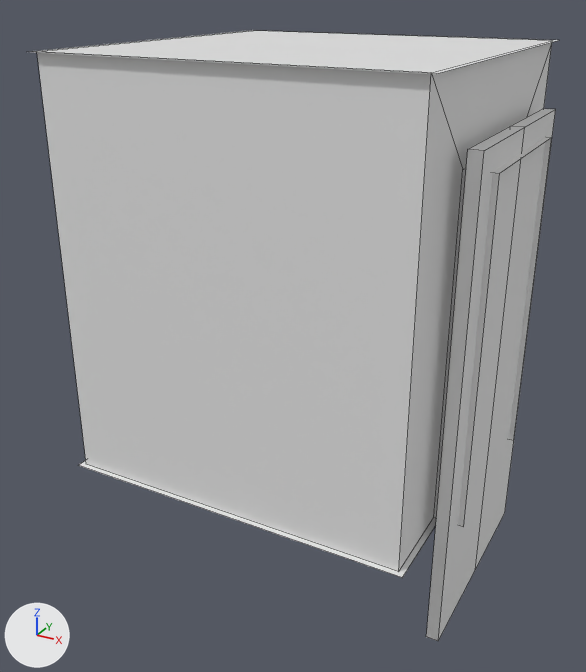
Two versions of the Blender file mod/elevator.blend, one commit apart.
Both versions are drawn from a 50 mm lens placed at (6.25, -12.12, 7.96), pointed at (-0.19, -0.41, 2.11). Lighting does not change. The marker at lower left points along +X, +Y and +Z. Mesh edges are drawn as thin lines.

Objects in the first picture: 'Ceiling', 'Floor', 'Left', 'Right', 'Walls'.
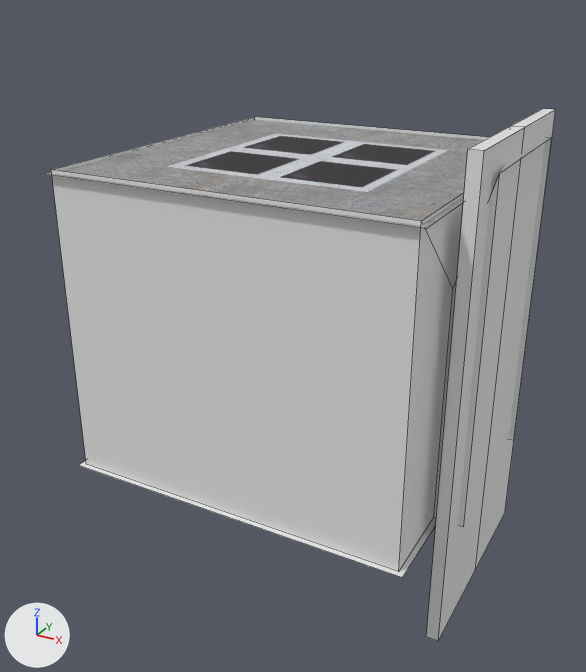
Where the change shows, as pixel boxes [x1, y1, x2, y2] in the pictures (586 x 672 px):
'Walls', reshaped (14% shorter)
    before: [37, 42, 552, 571]
    after: [51, 117, 552, 571]
'Ceiling', reshaped
    before: [31, 30, 559, 74]
    after: [44, 120, 484, 229]

Edits to the bpy script that builds the scene:
```text
Add img_elevatorlights3d_png:
    img_elevatorlights3d_png = load_image('elevatorLights3D.png', '../tex/elevatorLights3D.png', 1024, 512, 'sRGB')
Add mat_material:
    mat_material = principled_material('Material')
    mat_material.texture = img_elevatorlights3d_png
Change me_plane:
    where me_plane.from_pydata(...)  # 26 vertices, 11 faces, 3 loose edges; spans x -3.0..3.5, y -3.0..3.0, z 0.0..7.0
    used by ob_walls; location = (0.0, 0.0, 0.0)
    before: 8 (3.0, -3.0, 7.0) at pixel (431, 72), 9 (3.0, 3.0, 7.0) at pixel (552, 40), 10 (-3.0, -3.0, 7.0) at pixel (36, 51), 11 (-3.0, 3.0, 7.0) at pixel (253, 30), 14 (3.0, -1.5, 5.63) at pixel (462, 169)
    before: 16 (3.0, 3.0, 7.0) at pixel (552, 40), 17 (3.0, 1.51, 5.63), 20 (3.0, 3.0, 7.0) at pixel (552, 40), 21 (3.0, 1.51, 5.63)
    me_plane part 1
    add for i in [*range(8, 12), 14, 16, 17, 20, 21]: me_plane.vertices[i].co += Vector((0.0, 0.0, -1.71))
Change me_plane_002:
    used by ob_ceiling; location = (0.0, 0.0, 0.0)
    verts and faces of me_plane_002; kept vertices keep their numbers, new ones are numbered from 4
    before: 0 (3.1, -3.1, 7.0) at pixel (436, 73), 1 (3.1, 3.1, 7.0) at pixel (559, 40), 2 (-3.1, -3.1, 7.0), 3 (-3.1, 3.1, 7.0) at pixel (251, 30)
    remove me_plane_002.from_pydata(...)  # 4 vertices, 1 face; spans x -3.1..3.1, y -3.1..3.1, z 7.0
    add me_plane_002.from_pydata(...)  # 4 vertices, 1 face; spans x -3.1..3.1, y -3.1..3.1, z 5.23
    me_plane_002 part 2
    add delete_vertices([*range(0, 4)])  # with the faces that use them
    add verts[4] = (3.1, -3.1, 5.23)  # pixel (426, 228)
    add verts[5] = (3.1, 3.1, 5.23)
    add verts[6] = (-3.1, -3.1, 5.23)
    add verts[7] = (-3.1, 3.1, 5.23)
    add faces += [(4, 6, 7, 5)]
    add me_plane_002.materials.append(mat_material)  # picture img_elevatorlights3d_png
```
